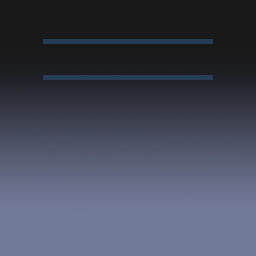
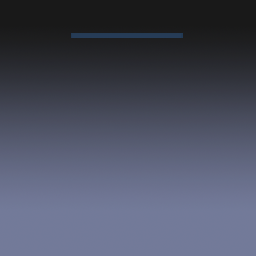
Comparing the layer stacks of the two w=256, h=256 images. Changes:
painted on "레이어 2" over [43, 33, 213, 80]
painted on "그레이디언트 칠 2" over [0, 30, 256, 199]
